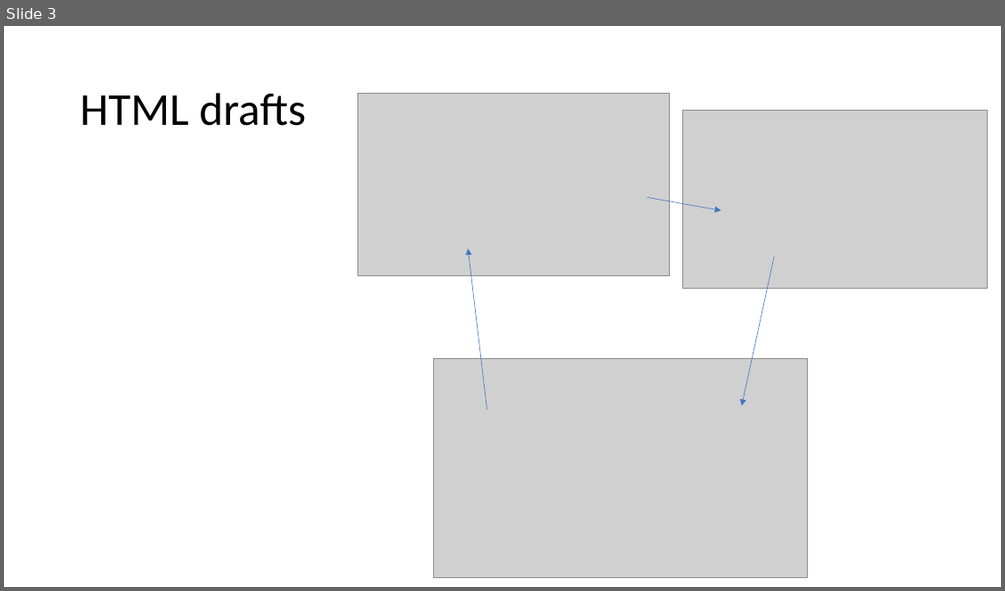
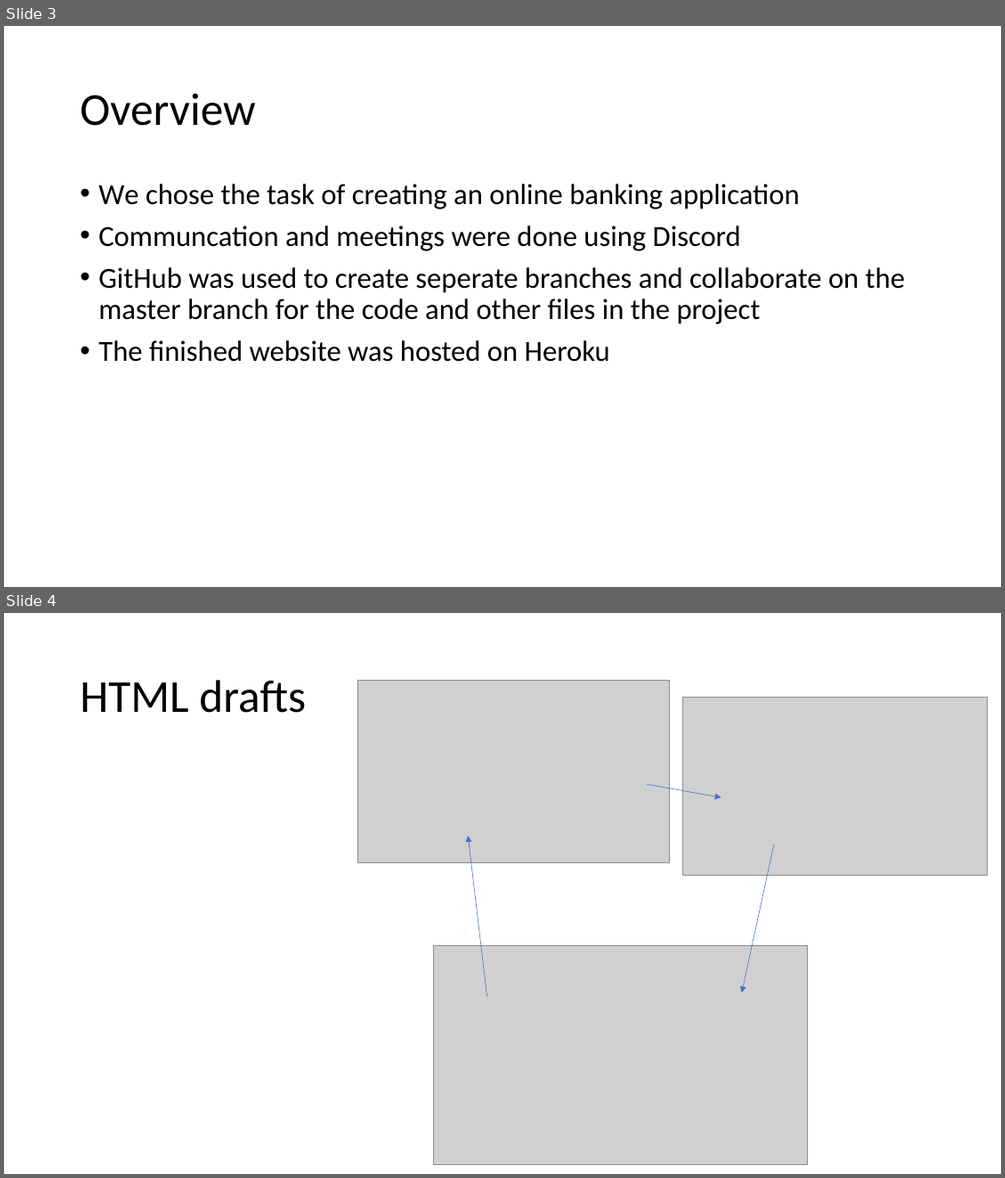
Before and after one commit to jkunnas58/dat250_netbank_fall_2020, a slide deck: Project_report_group_9.pptx. Shown one above the other, each under a label of ours: slide 3 before the commit, slides 3 and 4 after it. The pictures are 1005x591 and 1005x1178 pixels, drawn with LibreOffice and Linux fonts; fonts in the diff are those of the drawing; grey boxes stand for pictures. Boxes give left, top, right and bottom in pixels: in the first picture for what was removed or moved away, otherwise in the second. Text is boxed around its words. In the diff, an @@ line names an element or a change of style, - is before the commit and + after.

```diff
--- a/Project_report_group_9.pptx
+++ b/Project_report_group_9.pptx
@@ slide 3 added at (4, 26, 1001, 587), background #FFFFFF @@
@@ title added at (80, 93, 255, 126), 44 pt, text #000000 @@
+Overview
@@ text added at (98, 184, 905, 362), 28 pt, text #000000 @@
+• We chose the task of creating an online banking application
+• Communcation and meetings were done using Discord
+• GitHub was used to create seperate branches and collaborate on the master branch for the code and other files in the project
+• The finished website was hosted on Heroku
@@ what was slide 3 is now slide 4 @@
```
Also in this commit, not shown: 3 slides changed, 16 other slides added, 1 other file.
